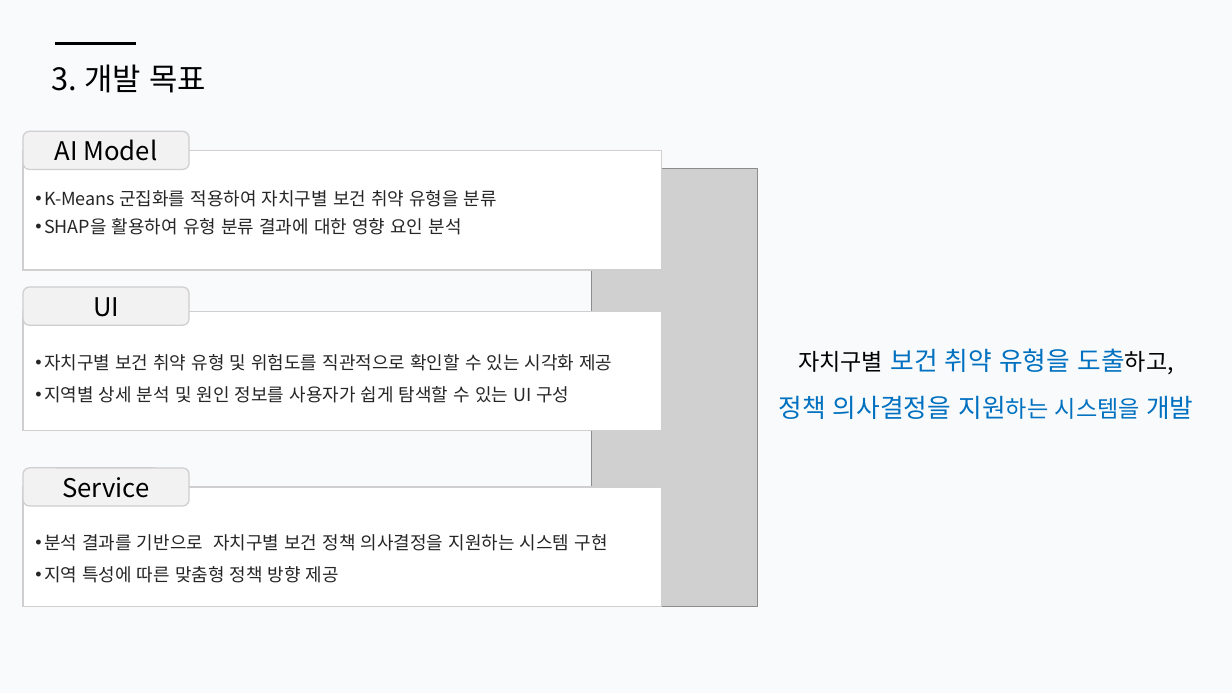
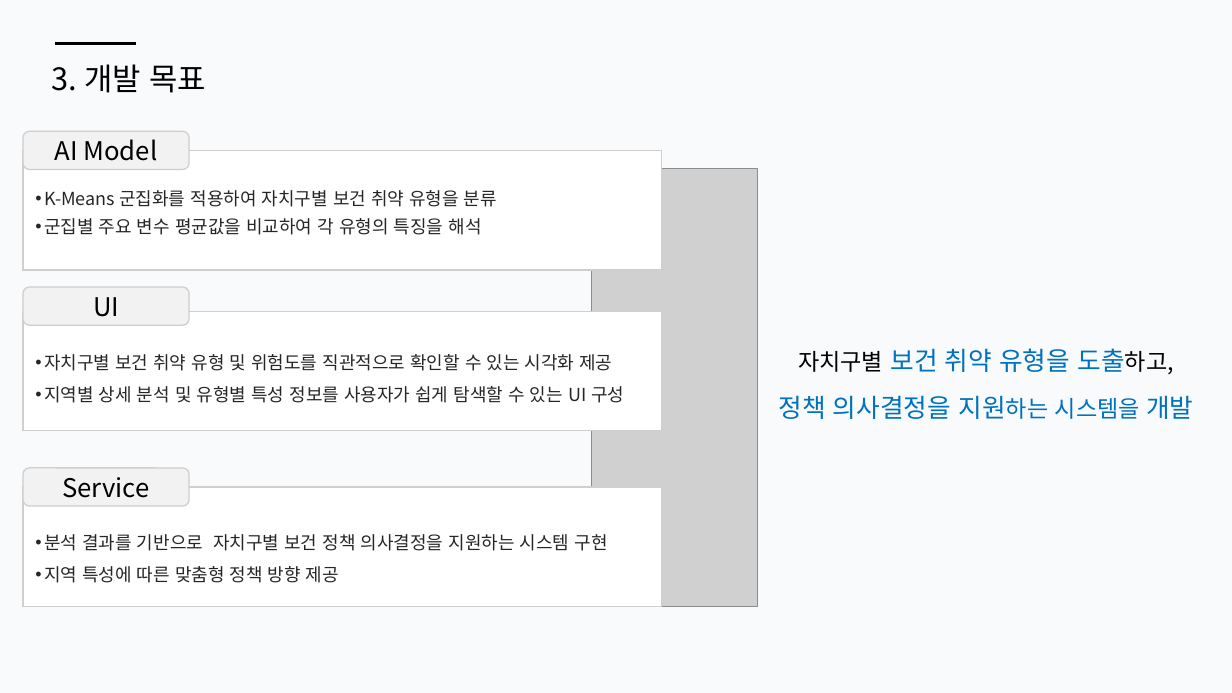
Before and after one commit to seongwook0217/SeongWook, a slide deck: slide 4 of 1차 프로젝트(머신러닝)/1. 기획서.pptx. Drawn at 1232x693 pixels with LibreOffice and Linux fonts; fonts in the diff are those of the drawing; grey boxes stand for pictures. Boxes give left, top, right and bottom in pixels: in the first picture for what was removed or moved away, otherwise in the second. Text is boxed around its words. In the diff, an @@ line names an element or a change of style, - is before the commit and + after.

```diff
--- a/1차 프로젝트(머신러닝)/1. 기획서.pptx
+++ b/1차 프로젝트(머신러닝)/1. 기획서.pptx
@@ text at bbox=[44, 218, 482, 235]: text changed @@
-• SHAP을 활용하여 유형 분류 결과에 대한 영향 요인 분석
+• 군집별 주요 변수 평균값을 비교하여 각 유형의 특징을 해석
@@ text at bbox=[44, 386, 624, 403]: text changed @@
-• 지역별 상세 분석 및 원인 정보를 사용자가 쉽게 탐색할 수 있는 UI 구성
+• 지역별 상세 분석 및 유형별 특성 정보를 사용자가 쉽게 탐색할 수 있는 UI 구성
```
Also in this commit, not shown: 1 other slide changed, 1 other file.
